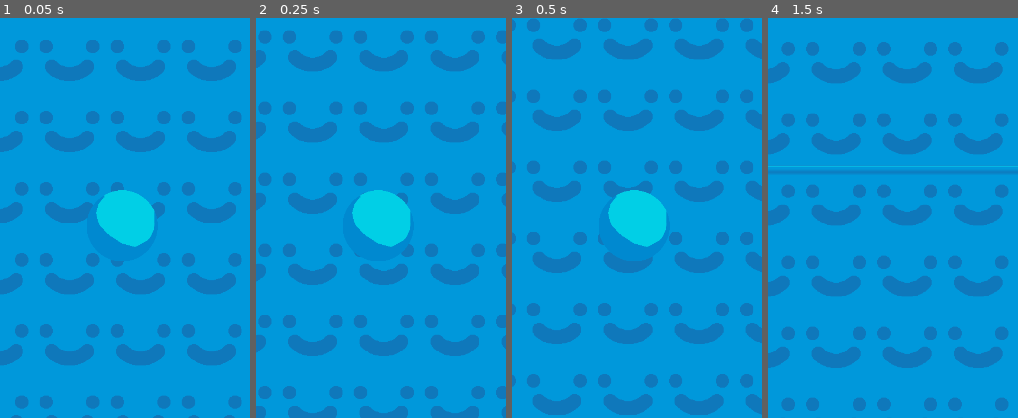
Above: before the commit, frames 1-4 (left to right).
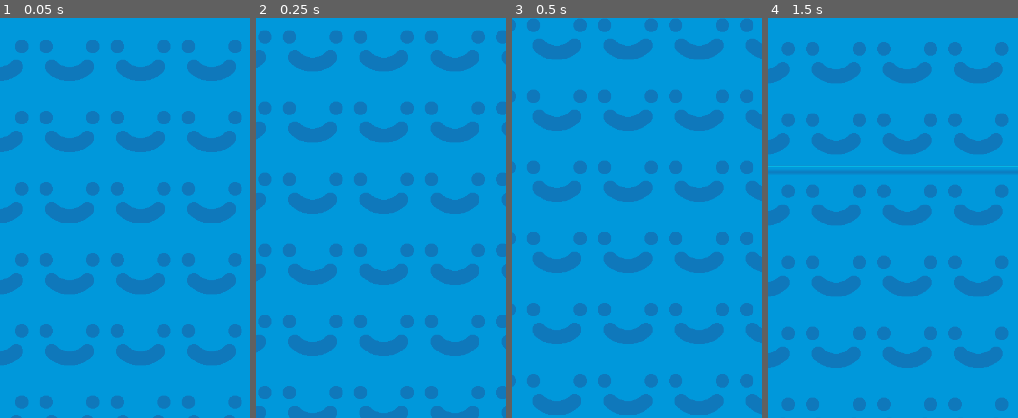
Above: after the commit, the same moments.

Repository: LongHairedSkeleton/Project-ABC
Game: Godot game, scene res://lan/inicial_screen.tscn
Same seed, same stepped clock (60 frames per second), same inputs: the game is played once before the commit and once after it.
Inputs (mouse positions are % of the whole screen's width and height, from its top left):
- Up to frame 1 (0.05 s): no input
- Up to frame 2 (0.25 s): no input
- Up to frame 3 (0.5 s): no input
- Up to frame 4 (1.5 s): tap Enter (enter) at 0.5 s; move the mouse to (72, 45) at 0.52 s; hold Enter (enter) 0.53-1.25 s; click (72, 45) at 0.67 s; tap Keypad Enter at 0.8 s; click "criar" at 1.25 s
The pictures show only the part of the screen within x 21-71%, y 17-67%; the shares and areas given below are measured in that part.

The runs differ from the first frame. In frame 1, 2.5% of the frame differs, in the area x 38-62%, y 43-58%; in frame 2, 2.5%; in frame 3, 2.5%; in frame 4, nothing differs.

Commit message:
made a dignosis system with arictimetics

Diff:
--- a/actividades/math/Math.gd
+++ b/actividades/math/Math.gd
@@ -220,6 +220,24 @@
 		var wrong = preload("res://wrong.tscn")
 		$Control2.get_points(int(rand_range(-750, -500)))
 		var wrong_instance = wrong.instance()
+
+		# --- DYNAMIC SUBJECT DETECTION ---
+		# Map your current problem type to the exact string used in Save.lectures
+		var current_subject = "Unknown"
+		if problem_type == types.simple:
+			current_subject = "Addition and subtraction"
+		elif problem_type == types.simple_plus:
+			current_subject = "Times and division"
+		elif problem_type == types.conversion:
+			current_subject = "conversion"
+		elif problem_type == types.problems:
+			current_subject = "problems"
+		elif problem_type == types.times:
+			current_subject = "times"
+
+		# Pass it directly to the wrong instance before it plays
+		wrong_instance.current_exercise = current_subject
+
 		add_child(wrong_instance)
 
 func _on_Button_pressed(): check_if_correct($Button)
--- a/answer.gd
+++ b/answer.gd
@@ -1,6 +1,23 @@
 extends Control
 
+var current_exercise = "Unknown"
+
 func _ready():
+	# If a valid subject was passed, log the mistake globally
+	if current_exercise != "Unknown":
+		if not Save.has_method("mistakes"):
+			# Safely inject/initialize the dictionary if it doesn't exist in Save yet
+			if not "mistakes" in Save:
+				Save.set("mistakes", {})
+
+		var mistakes_dict = Save.get("mistakes")
+		if not current_exercise in mistakes_dict:
+			mistakes_dict[current_exercise] = 1
+		else:
+			mistakes_dict[current_exercise] += 1
+
+		print("Mistake logged for: ", current_exercise, " | Total: ", mistakes_dict[current_exercise])
+
 	$Sprite/AnimationPlayer.play("play")
 	yield(get_tree().create_timer(1), "timeout")
 	self.queue_free()
--- a/lan/inicial_screen.gd
+++ b/lan/inicial_screen.gd
@@ -5,7 +5,6 @@
 	$RichTextLabel.set_anchors_and_margins_preset(Control.PRESET_WIDE)
 	yield(get_tree().create_timer(1), "timeout")
 	$AnimationPlayer.play("startup")
-
 
 onready var camera = $Camera2D
 onready var tween = $Camera2D/Tween
--- a/lan/inicial_screen.tscn
+++ b/lan/inicial_screen.tscn
@@ -1,9 +1,8 @@
-[gd_scene load_steps=8 format=2]
+[gd_scene load_steps=7 format=2]
 
 [ext_resource path="res://junegull/junegull.ttf" type="DynamicFontData" id=1]
 [ext_resource path="res://lan/inicial_screen.gd" type="Script" id=2]
 [ext_resource path="res://scrolling_background.tscn" type="PackedScene" id=3]
-[ext_resource path="res://actividades/sorting/ball.tscn" type="PackedScene" id=4]
 
 [sub_resource type="DynamicFont" id=1]
 size = 100
@@ -125,8 +124,8 @@
 anchor_bottom = 1.0
 margin_left = -6.0
 margin_top = 825.0
-margin_right = 10794.0
-margin_bottom = 18105.0
+margin_right = 17994.0
+margin_bottom = 29625.0
 
 [node name="Button" type="Button" parent="Buttonns"]
 anchor_left = 0.5
@@ -167,15 +166,13 @@
 anchor_bottom = 1.0
 margin_left = 11.5
 margin_top = 621.0
-margin_right = 10811.5
-margin_bottom = 17901.0
+margin_right = 18011.5
+margin_bottom = 29421.0
 mouse_filter = 2
 bbcode_enabled = true
 bbcode_text = "[center][wave]quem está usando o dispositivo?"
 text = "quem está usando o dispositivo?"
 fit_content_height = true
 
-[node name="drag_queen" parent="." instance=ExtResource( 4 )]
-
 [connection signal="pressed" from="Buttonns/Button" to="." method="_on_Button_pressed"]
 [connection signal="pressed" from="Buttonns/Button2" to="." method="_on_Button2_pressed"]
--- a/lan/lecture_manager.gd
+++ b/lan/lecture_manager.gd
@@ -19,6 +19,7 @@
 func _ready():
 	generate_playlist(Lan.current_lecture)
 	load_next_task()
+	print(playlist)
 
 func generate_playlist(lecture_data):
 	playlist.clear()
@@ -35,7 +36,7 @@
 
 	if playlist.empty():
 		print("Lecture finished!")
-		get_tree().quit()
+		get_tree().change_scene("res://results.tscn")
 		return
 
 	var next_subject = playlist.pop_front()
--- a/lan/networkmanager.gd
+++ b/lan/networkmanager.gd
@@ -12,7 +12,6 @@
 	# Connect Godot 3 networking signals
 	get_tree().connect("network_peer_connected", self, "_on_peer_connected")
 
-# --- TEACHER FUNCTIONS ---
 func host_classroom():
 	var error = peer.create_server(DEFAULT_PORT, 32)
 	if error != OK:
@@ -25,6 +24,7 @@
 	current_lecture = lecture_data
 	# rpc() sends the data to all connected clients in Godot 3
 	rpc("receive_lecture", lecture_data)
+	Save.lectures = lecture_data
 
 # --- STUDENT FUNCTIONS ---
 func join_classroom(ip_address):
@@ -40,6 +40,7 @@
 remotesync func receive_lecture(lecture_data):
 	current_lecture = lecture_data
 	print("Received lecture from teacher: ", lecture_data)
+	Save.lectures = lecture_data
 	emit_signal("lecture_received")
 
 func _on_peer_connected(id):
--- a/lan/question_manager.gd
+++ b/lan/question_manager.gd
@@ -28,6 +28,8 @@
 		"drawing": int(drawing.text),
 		"spacial_notion": int(spacial_notion.text)
 	}
+	Save.lectures = lecture_data
+	print(Save.lectures)
 
 	# 3. Broadcast it to everyone who joins
 	Lan.send_lecture_to_students(lecture_data)
--- /dev/null
+++ b/results.gd
@@ -0,0 +1,31 @@
+extends Control
+
+func _ready():
+	$ScrollContainer/VBoxContainer/RichTextLabel2.bbcode_text = "[wave][center]ALUNO ganhou " + "[rainbow]" + str(Save.points) + " pontos"
+
+
+	var lectures = Save.lectures if typeof(Save.lectures) == TYPE_DICTIONARY else {}
+	var mistakes = Save.get("mistakes") if "mistakes" in Save else {}
+
+	# Dictionary linking subjects to their respective RichTextLabels
+	var subjects_ui = {
+		"Addition and subtraction": $ScrollContainer/VBoxContainer/RichTextLabel3,
+		"Times and division": $ScrollContainer/VBoxContainer/RichTextLabel5,
+		"conversion": $ScrollContainer/VBoxContainer/RichTextLabel8,
+		"problems": $ScrollContainer/VBoxContainer/RichTextLabel7,
+		"times": $ScrollContainer/VBoxContainer/RichTextLabel6
+	}
+
+	for subject in subjects_ui.keys():
+		var label_node = subjects_ui[subject]
+		var task_count = lectures.get(subject, 0)
+
+		if task_count > 0:
+			label_node.show()
+			# Fetch mistakes for this subject, default to 0 if none made yet
+			var mistake_count = mistakes.get(subject, 0)
+
+			# Append the mistake text onto the existing label BBCode text
+			label_node.bbcode_text += " [color=red](Erros: " + str(mistake_count) + ")[/color]"
+		else:
+			label_node.hide()
--- /dev/null
+++ b/results.tscn
@@ -0,0 +1,107 @@
+[gd_scene load_steps=3 format=2]
+
+[ext_resource path="res://results.gd" type="Script" id=1]
+[ext_resource path="res://scrolling_background.tscn" type="PackedScene" id=2]
+
+[node name="Control" type="Control"]
+anchor_right = 1.0
+anchor_bottom = 1.0
+script = ExtResource( 1 )
+
+[node name="CanvasLayer" parent="." instance=ExtResource( 2 )]
+
+[node name="ScrollContainer" type="ScrollContainer" parent="."]
+anchor_left = 0.5
+anchor_top = 0.5
+anchor_right = 0.5
+anchor_bottom = 0.5
+margin_left = -611.0
+margin_top = -720.0
+margin_right = 1408.0
+margin_bottom = 720.0
+rect_clip_content = false
+scroll_horizontal_enabled = false
+
+[node name="VBoxContainer" type="VBoxContainer" parent="ScrollContainer"]
+margin_right = 1200.0
+margin_bottom = 1554.0
+rect_min_size = Vector2( 1200, 0 )
+custom_constants/separation = -75
+alignment = 1
+
+[node name="RichTextLabel2" type="RichTextLabel" parent="ScrollContainer/VBoxContainer"]
+margin_right = 1200.0
+margin_bottom = 297.0
+bbcode_enabled = true
+bbcode_text = "[wave][center]ALUNO ganhou xxxx pontos
+"
+text = "ALUNO ganhou xxxx pontos
+"
+fit_content_height = true
+
+[node name="RichTextLabel" type="RichTextLabel" parent="ScrollContainer/VBoxContainer"]
+margin_top = 222.0
+margin_right = 1200.0
+margin_bottom = 618.0
+bbcode_enabled = true
+bbcode_text = "[wave][center]questões que ALUNO errou:
+"
+text = "questões que ALUNO errou:
+"
+fit_content_height = true
+
+[node name="RichTextLabel4" type="RichTextLabel" parent="ScrollContainer/VBoxContainer"]
+margin_top = 543.0
+margin_right = 1200.0
+margin_bottom = 840.0
+bbcode_enabled = true
+bbcode_text = "[wave][center][rainbow]aritmética
+"
+text = "aritmética
+"
+fit_content_height = true
+
+[node name="RichTextLabel3" type="RichTextLabel" parent="ScrollContainer/VBoxContainer"]
+margin_top = 765.0
+margin_right = 1200.0
+margin_bottom = 963.0
+bbcode_enabled = true
+bbcode_text = "[wave][center]adição/subtração:"
+text = "adição/subtração:"
+fit_content_height = true
+
+[node name="RichTextLabel5" type="RichTextLabel" parent="ScrollContainer/VBoxContainer"]
+margin_top = 888.0
+margin_right = 1200.0
+margin_bottom = 1086.0
+bbcode_enabled = true
+bbcode_text = "[wave][center]multiplicação/divisão:"
+text = "multiplicação/divisão:"
+fit_content_height = true
+
+[node name="RichTextLabel6" type="RichTextLabel" parent="ScrollContainer/VBoxContainer"]
+margin_top = 1011.0
+margin_right = 1200.0
+margin_bottom = 1209.0
+bbcode_enabled = true
+bbcode_text = "[wave][center]multiplicação repetida:"
+text = "multiplicação repetida:"
+fit_content_height = true
+
+[node name="RichTextLabel7" type="RichTextLabel" parent="ScrollContainer/VBoxContainer"]
+margin_top = 1134.0
+margin_right = 1200.0
+margin_bottom = 1431.0
+bbcode_enabled = true
+bbcode_text = "[wave][center]problemas contextualizados:"
+text = "problemas contextualizados:"
+fit_content_height = true
+
+[node name="RichTextLabel8" type="RichTextLabel" parent="ScrollContainer/VBoxContainer"]
+margin_top = 1356.0
+margin_right = 1200.0
+margin_bottom = 1554.0
+bbcode_enabled = true
+bbcode_text = "[wave][center]conversão de medidas:"
+text = "conversão de medidas:"
+fit_content_height = true
--- a/save.gd
+++ b/save.gd
@@ -3,3 +3,13 @@
 var current_act = 0
 
 var points = 0
+var lectures = {}
+
+var mistakes = {}
+
+func add_mistake(subject_name: String):
+	if not subject_name in mistakes:
+		mistakes[subject_name] = 1
+	else:
+		mistakes[subject_name] += 1
+	print("Mistakes updated: ", mistakes)
Not shown, changed: export_presets.cfg
